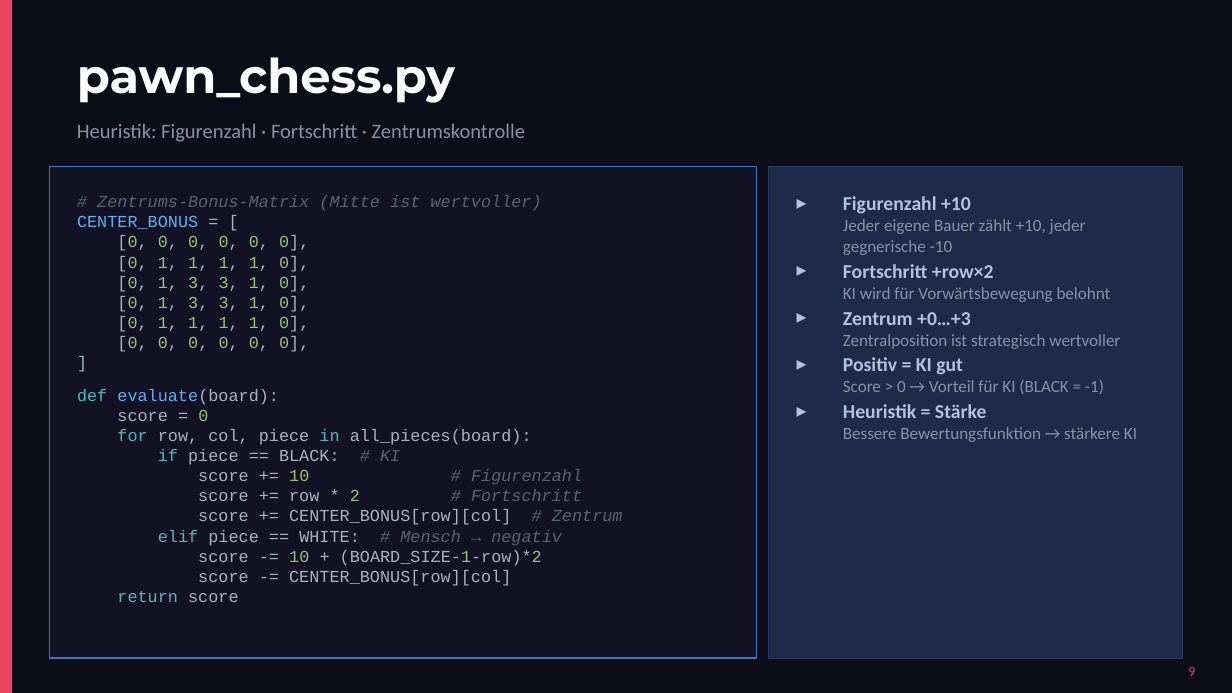
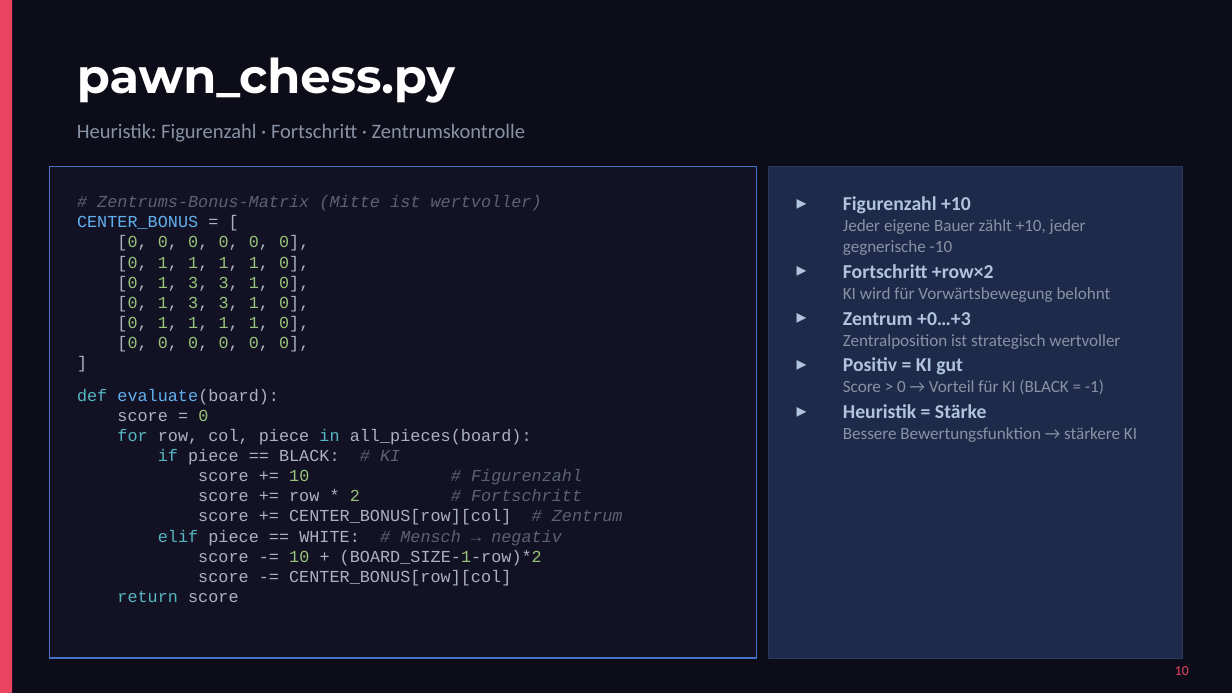
Before and after one commit to Tasterloster/Projekt_berufsschule, a slide deck: slide 10 of Präsentation/Präsentation_Projekt/HHBKTendo_Praesentation_1.pptx. Drawn at 1232x693 pixels with LibreOffice and Linux fonts; fonts in the diff are those of the drawing. Boxes give left, top, right and bottom in pixels: in the first picture for what was removed or moved away, otherwise in the second. Text is boxed around its words. In the diff, an @@ line names an element or a change of style, - is before the commit and + after.

```diff
--- a/Präsentation/Präsentation_Projekt/HHBKTendo_Praesentation_1.pptx
+++ b/Präsentation/Präsentation_Projekt/HHBKTendo_Praesentation_1.pptx
@@ text at bbox=[1175, 666, 1189, 675]: text changed @@
-9
+10
```
Also in this commit, not shown: 8 other slides changed.
